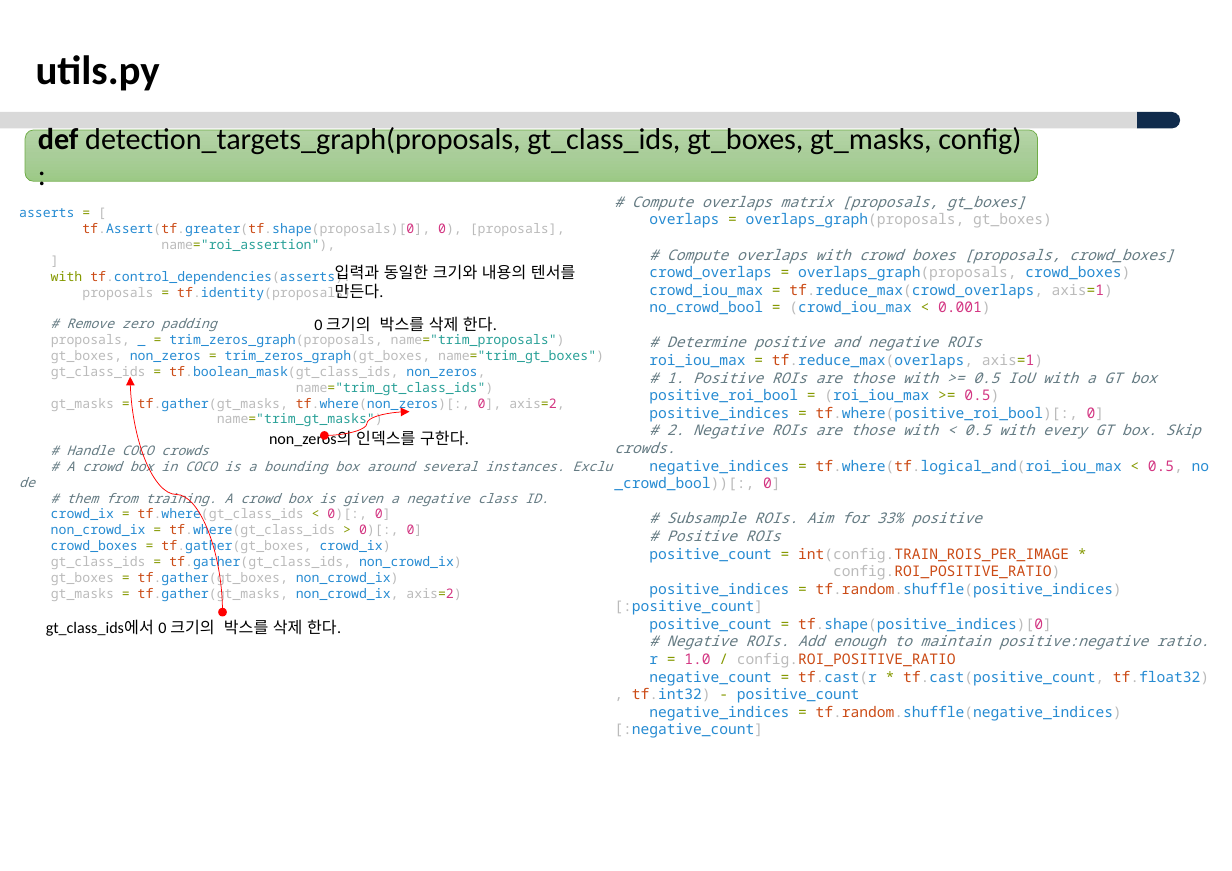
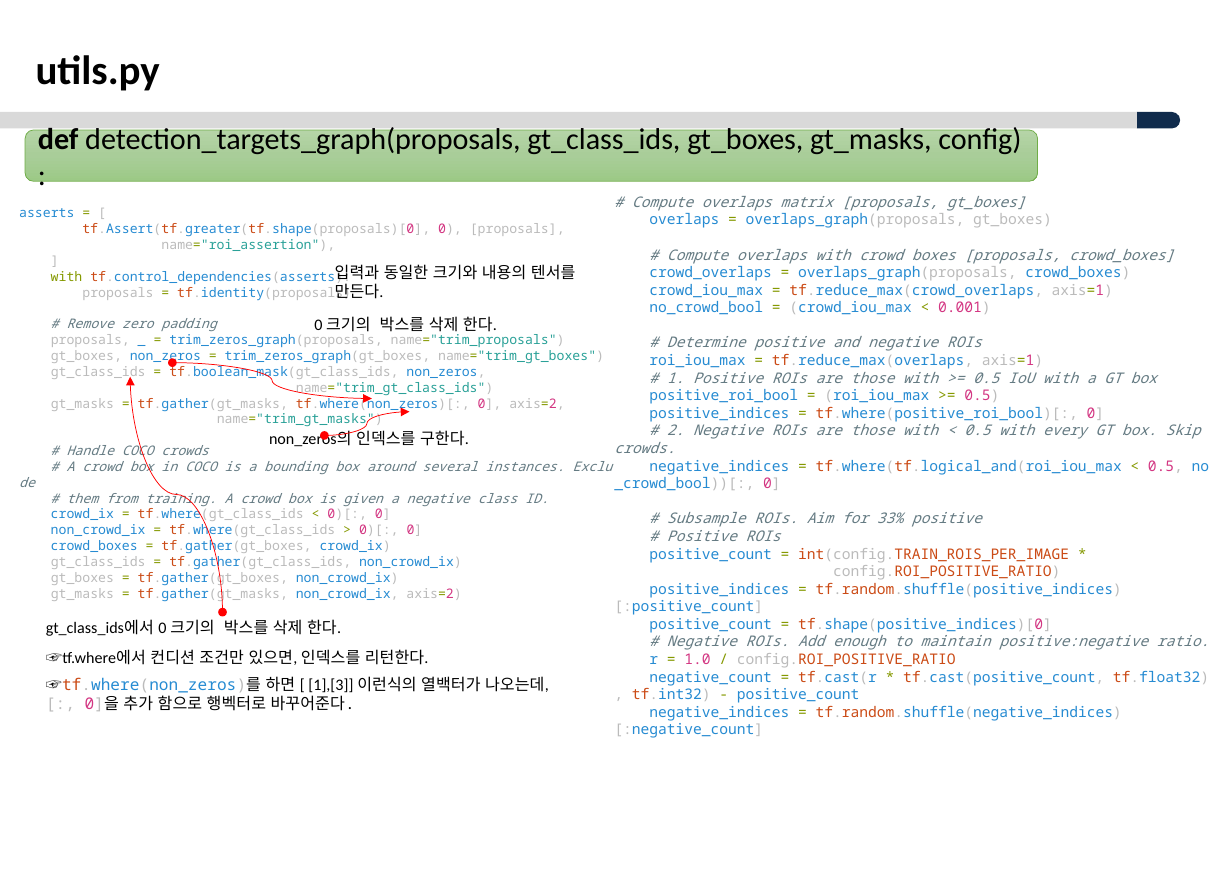
Before and after one commit to ksyoon70/Mask-RCNN-TF2, a slide deck: slide 21 of Masked-RCNN_분석_V1.0.pptx. Drawn at 1232x871 pixels with LibreOffice and Linux fonts; fonts in the diff are those of the drawing; background and template pictures are left out. Boxes give left, top, right and bottom in pixels: in the first picture for what was removed or moved away, otherwise in the second. Text is boxed around its words. In the diff, an @@ line names an element or a change of style, - is before the commit and + after.

Commit message:
수정[M014]
- 설명 추가

```diff
--- a/Masked-RCNN_분석_V1.0.pptx
+++ b/Masked-RCNN_분석_V1.0.pptx
@@ curved double arrow added from (173, 363) to (372, 398), #FF0000 0.5 pt @@
@@ text added at <box>46,649,429,665</box>, 11 pt, text #000000 @@
+☞tf.where에서 컨디션 조건만 있으면, 인덱스를 리턴한다.
@@ text added at <box>46,676,549,711</box>, 11 pt, text #000000 @@
+☞tf.where(non_zeros)를 하면 [ [1],[3]] 이런식의 열백터가 나오는데, [:, 0]을 추가 함으로 행벡터로 바꾸어준다.
```
